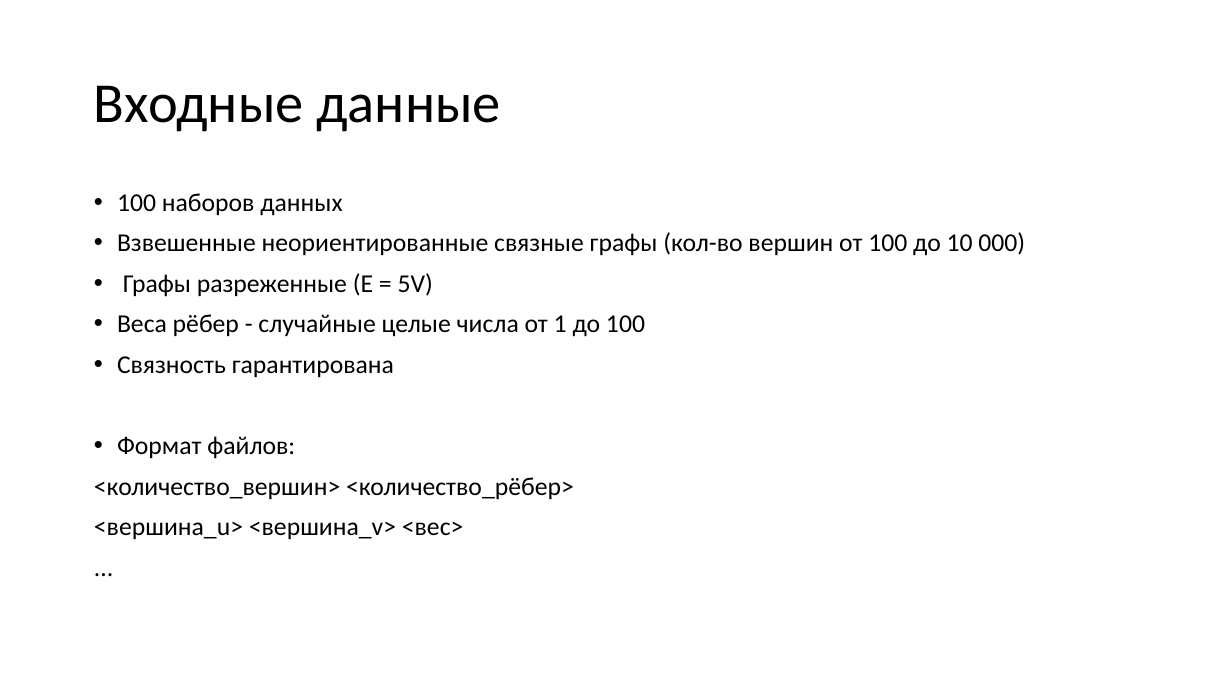
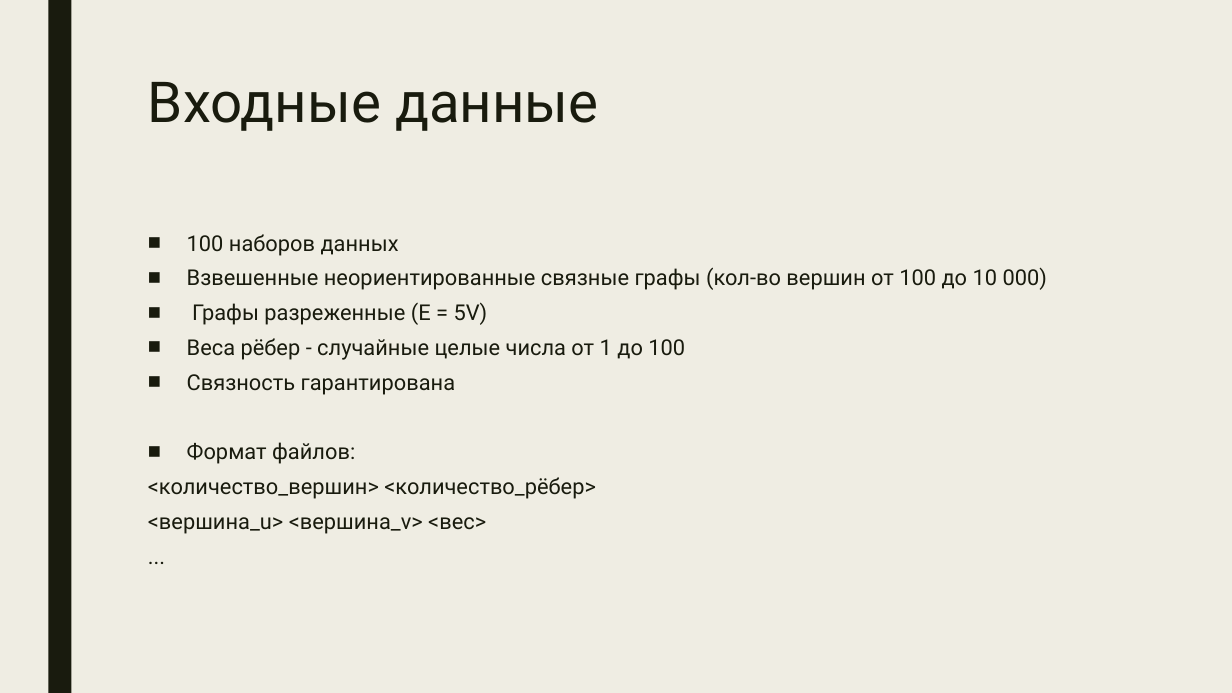
Before and after one commit to malinkies/PrimsAlgorithm, a slide deck: slide 5 of аисд.pptx. Drawn at 1232x693 pixels with LibreOffice and Linux fonts; fonts in the diff are those of the drawing. Boxes give left, top, right and bottom in pixels: in the first picture for what was removed or moved away, otherwise in the second. Text is boxed around its words. In the diff, an @@ line names an element or a change of style, - is before the commit and + after.

```diff
--- a/аисд.pptx
+++ b/аисд.pptx
@@ background #FFFFFF to #EFEDE3 @@
@@ rectangle added at (48, 0, 71, 693), fill #191B0E @@
@@ title "Входные данные": place and size @@
-title "Входные данные" at (94, 85, 501, 132)
+title "Входные данные" at (148, 82, 598, 131)
@@ title "Входные данные" at (148, 82, 598, 131): font Calibri to Roboto, text colour #000000 to #191B0E; line spacing 0.9 to 0.89; vertical alignment middle to top @@
@@ text "100 наборов данных": place and size @@
-text "100 наборов данных" at (94, 193, 1025, 539)
+text "100 наборов данных" at (148, 234, 1047, 534)
@@ text "100 наборов данных" at (148, 234, 1047, 534): size 20 to 17 pt, font Calibri to Roboto, text colour #000000 to #191B0E; bullet • to ■; line spacing 0.9 to 0.74; more space between paragraphs @@
```
Also in this commit, not shown: 9 other slides changed.
